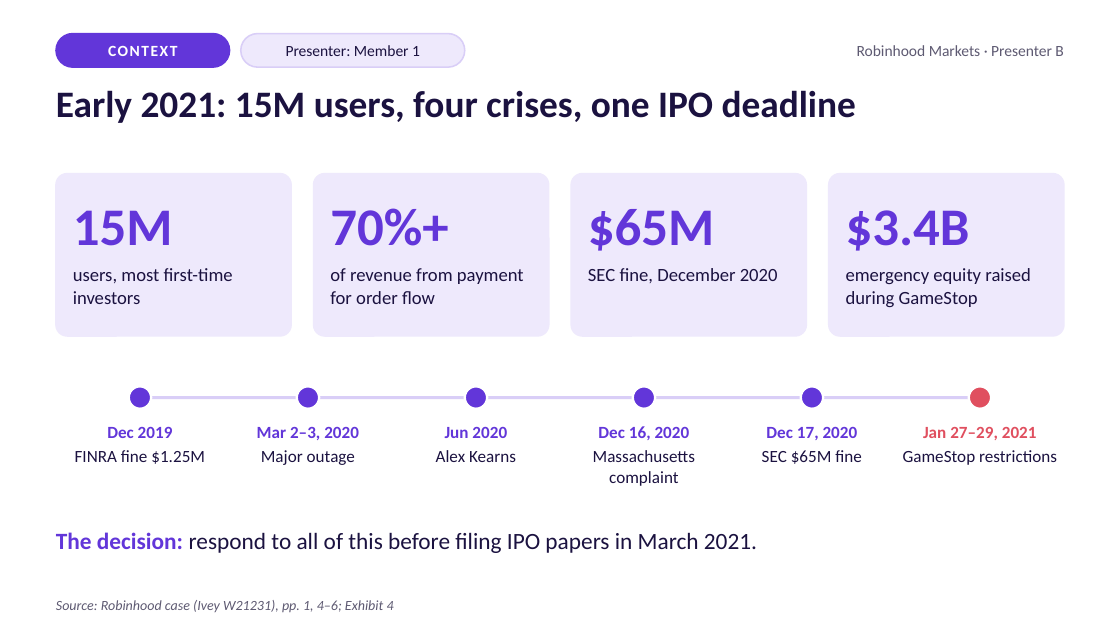
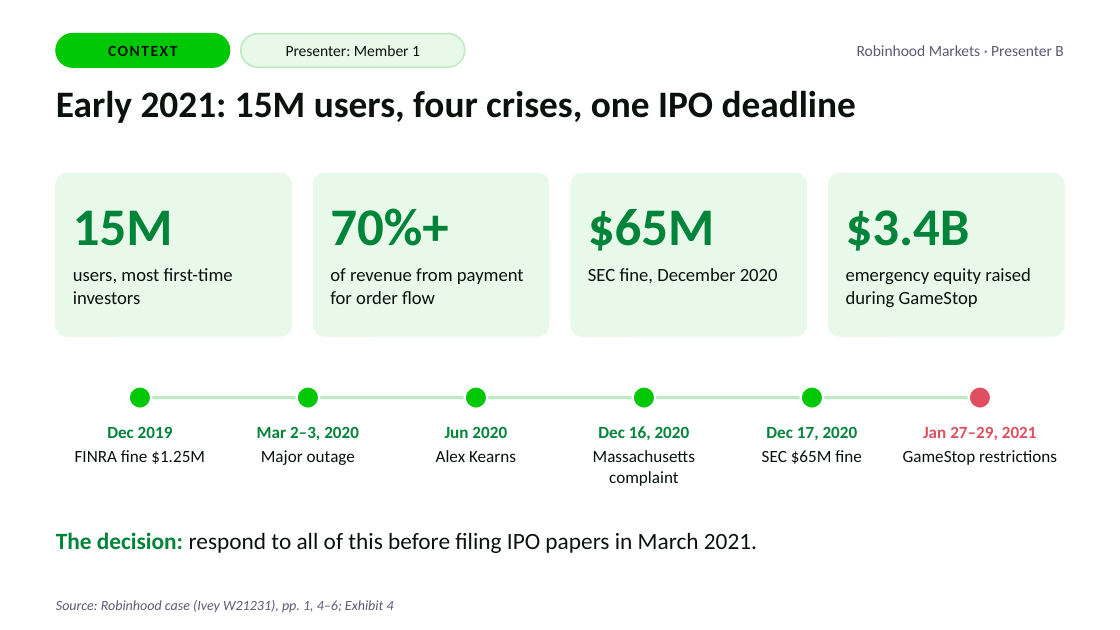
Before and after one commit to melissalcaraz1/DF, a slide deck: slide 2 of robinhood/Robinhood_Member1_Slides.pptx. Drawn at 1120x630 pixels with LibreOffice and Linux fonts; fonts in the diff are those of the drawing. Boxes give left, top, right and bottom in pixels: in the first picture for what was removed or moved away, otherwise in the second. Text is boxed around its words. In the diff, an @@ line names an element or a change of style, - is before the commit and + after.

```diff
--- a/robinhood/Robinhood_Member1_Slides.pptx
+++ b/robinhood/Robinhood_Member1_Slides.pptx
@@ text "CONTEXT" at <box>108,46,177,56</box>: text colour #FFFFFF to #0B120D @@
@@ rounded rectangle at <box>56,34,230,67</box>: fill #6236D9 to #00C805; outline #6236D9 1 pt to #00C805 1 pt @@
@@ rounded rectangle at <box>241,34,465,67</box>: fill #EEE9FC to #E8F8E9; outline #D9CEF7 1 pt to #BDEBC0 1 pt @@
@@ fill #EEE9FC to #E8F8E9; outline #EEE9FC 1 pt to #E8F8E9 1 pt in 4 elements at <box>56,174,291,336</box>, <box>314,174,549,336</box>, <box>571,174,806,336</box>, <box>829,174,1064,336</box> @@
@@ fill #6236D9 to #00C805 in 5 elements at <box>129,386,151,409</box>, <box>297,386,319,409</box>, <box>465,386,487,409</box>, <box>633,386,655,409</box>, <box>801,386,823,409</box> @@
@@ line (140, 398) - (980, 398): stroke #D9CEF7 2 pt to #BDEBC0 2 pt @@
@@ text colour #6236D9 to #00843A in 9 elements at <box>73,210,173,246</box>, <box>330,208,448,246</box>, <box>588,209,714,251</box>, <box>846,210,970,251</box>, <box>107,426,173,438</box>, <box>257,426,359,440</box>, <box>445,426,507,438</box>, <box>598,426,690,440</box>, <box>766,426,858,440</box> @@
@@ text colour #1B1240 to #0B120D in 12 elements at <box>286,45,420,56</box>, <box>56,90,856,123</box>, <box>73,268,233,304</box>, <box>330,268,524,304</box>, <box>588,268,778,283</box>, <box>846,268,1031,307</box>, <box>75,450,205,464</box>, <box>261,450,355,465</box>, <box>436,450,516,462</box>, <box>593,450,695,486</box>, <box>762,450,862,464</box>, <box>903,450,1057,465</box> @@
@@ text "The decision: respond to all ..." at <box>56,532,757,553</box>: text colour #6236D9 to #00843A in "The decision:"; text colour #1B1240 to #0B120D in "respond to all of this before filing ..." @@
```
Also in this commit, not shown: 4 other slides changed, 1 other file.
